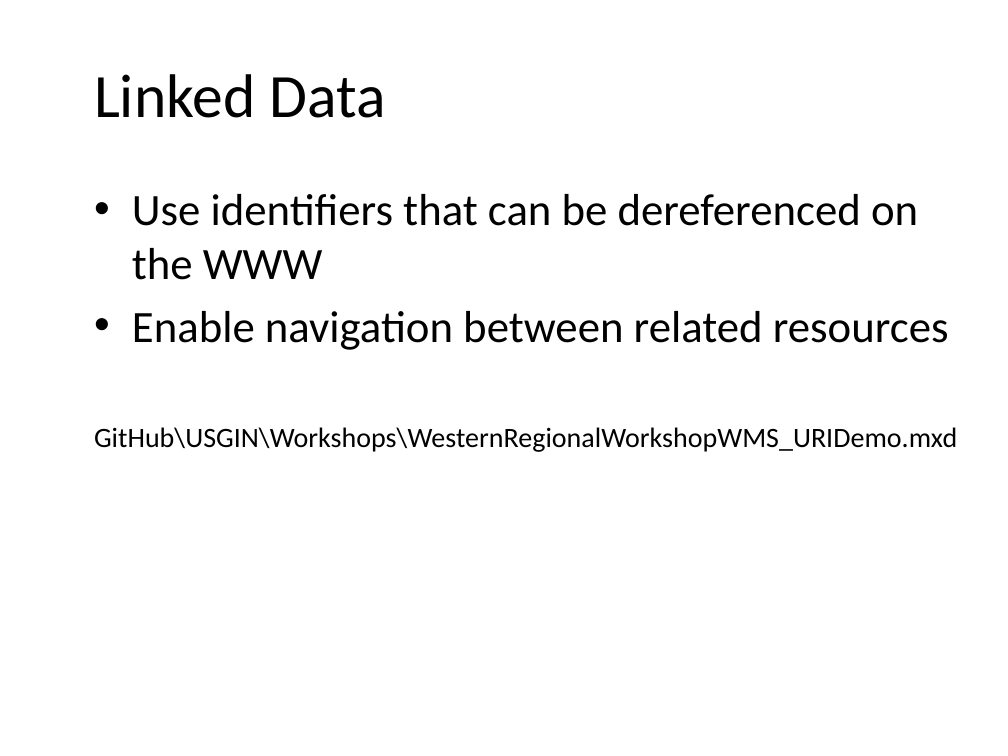
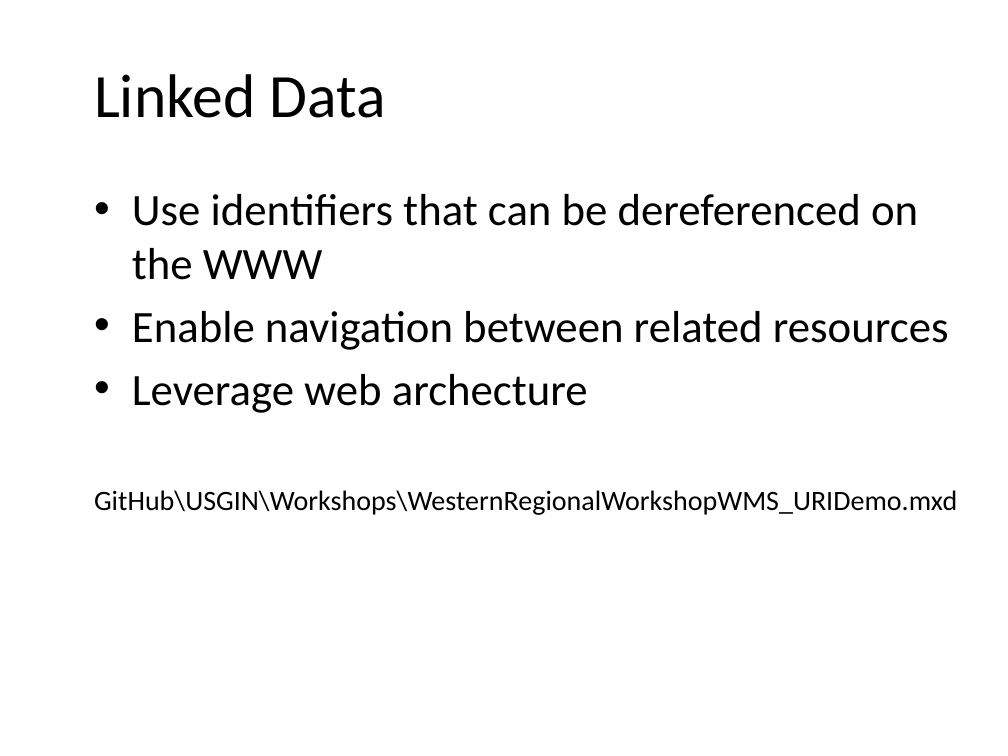
Before and after one commit to usgin/Workshops, a slide deck: slide 7 of WesternRegionalWorkshop/NGDSSustainability.pptx (slide 4 before the commit). Drawn at 1008x756 pixels with LibreOffice and Linux fonts; fonts in the diff are those of the drawing; background and template pictures are left out. Boxes give left, top, right and bottom in pixels: in the first picture for what was removed or moved away, otherwise in the second. Text is boxed around its words. In the diff, an @@ line names an element or a change of style, - is before the commit and + after.

```diff
--- a/WesternRegionalWorkshop/NGDSSustainability.pptx
+++ b/WesternRegionalWorkshop/NGDSSustainability.pptx
@@ text at [132, 374, 588, 413]: paragraph added @@
+• Leverage web archecture
```
Also in this commit, not shown: 5 other slides changed, 3 slides added, 1 other file.
